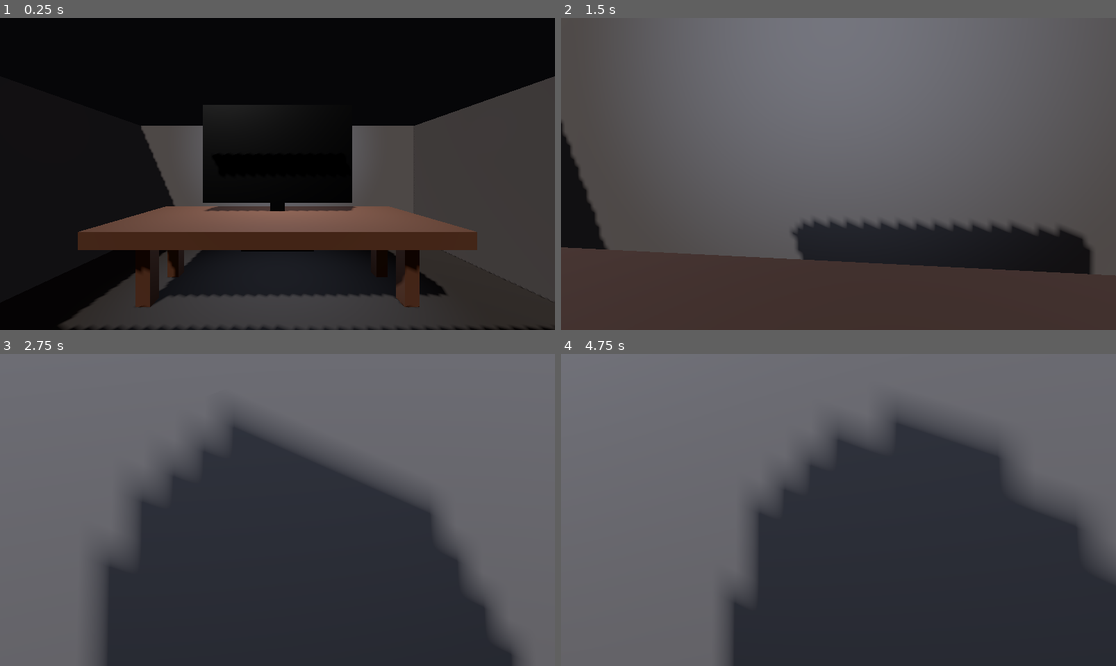
Above: before the commit, frames 1-4 (two rows, left to right).
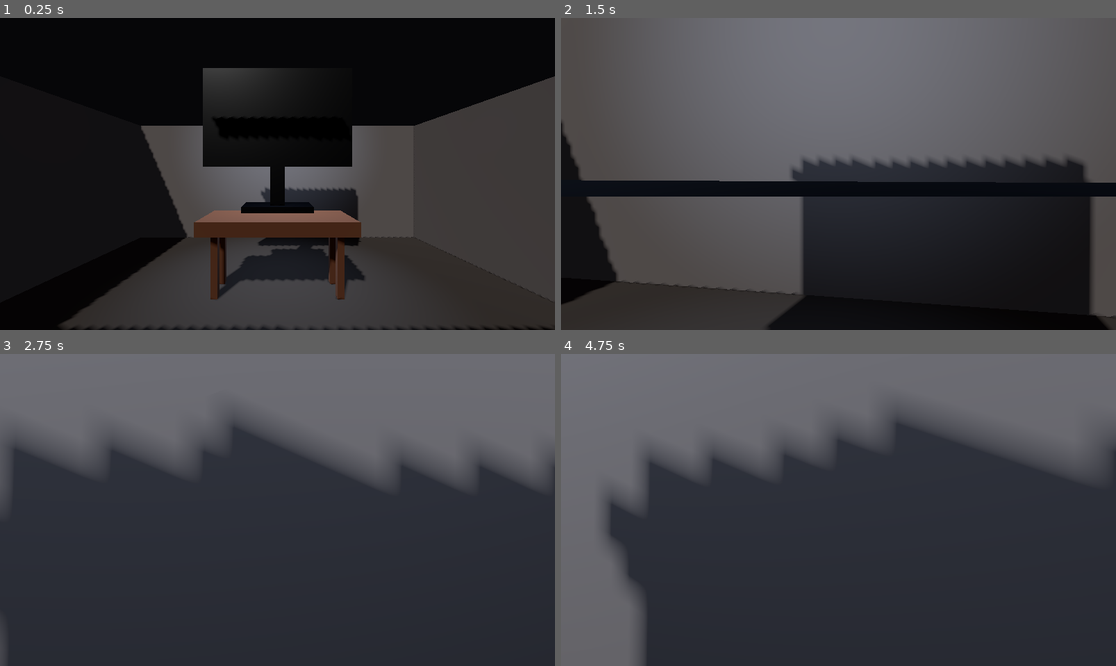
Above: after the commit, the same moments.

Repository: lucasteamalt12321/HorrorGame
Game: Godot game, scene res://world.tscn
Two runs of this game, one before a commit and one after it. Both use one fixed random seed, a clock stepped at 60 frames per second and the inputs below.
Inputs (mouse positions are in pixels of both pictures, inside the frame that each line leads up to):
- Up to frame 1 (0.25 s): no input
- Up to frame 2 (1.5 s): tap Enter (ui_accept) at 0.5, 0.77 s; move the mouse to (866, 174) at 0.52 s; hold W (move_forward) from 0.53 s (still down); move the mouse to (810, 174) at 1.27 s
- Up to frame 3 (2.75 s): keep holding W (move_forward); tap Enter (ui_accept) at 1.52 s; move the mouse to (288, 503) at 2.02 s
- Up to frame 4 (4.75 s): keep holding W (move_forward); tap Enter (ui_accept) at 2.75, 3.02, 3.77, 4.52 s; move the mouse to (832, 516) at 2.77 s; move the mouse to (877, 513) at 3.52 s; move the mouse to (794, 506) at 4.27 s

The runs differ from the first frame. In frame 1, 16% of the frame differs, in the area x 14-86%, y 16-93%; in frame 2, 28%, in the area x 0-100%, y 44-100%; in frame 3, 27%; in frame 4, 19%.

Commit message:
Resize desk and place monitor on top

Diff:
--- a/test_room.tscn
+++ b/test_room.tscn
@@ -35,10 +35,10 @@
 albedo_color = Color(0.28, 0.16, 0.08, 1)
 
 [sub_resource type="BoxMesh" id="BoxMesh_desk"]
-size = Vector3(5.5, 0.25, 2.2)
+size = Vector3(2.75, 0.25, 1.1)
 
 [sub_resource type="BoxMesh" id="BoxMesh_desk_leg"]
-size = Vector3(0.25, 2.2, 0.25)
+size = Vector3(0.125, 2.2, 0.125)
 
 [sub_resource type="StandardMaterial3D" id="Material_monitor"]
 albedo_color = Color(0.025, 0.025, 0.03, 1)
@@ -129,27 +129,27 @@
 mesh = SubResource("BoxMesh_desk")
 
 [node name="Leg1" type="MeshInstance3D" parent="Desk"]
-transform = Transform3D(1, 0, 0, 0, 1, 0, 0, 0, 1, -2.3, -1.1, -0.7)
+transform = Transform3D(1, 0, 0, 0, 1, 0, 0, 0, 1, -1.15, -1.1, -0.35)
 material_override = SubResource("Material_desk")
 mesh = SubResource("BoxMesh_desk_leg")
 
 [node name="Leg2" type="MeshInstance3D" parent="Desk"]
-transform = Transform3D(1, 0, 0, 0, 1, 0, 0, 0, 1, 2.3, -1.1, -0.7)
+transform = Transform3D(1, 0, 0, 0, 1, 0, 0, 0, 1, 1.15, -1.1, -0.35)
 material_override = SubResource("Material_desk")
 mesh = SubResource("BoxMesh_desk_leg")
 
 [node name="Leg3" type="MeshInstance3D" parent="Desk"]
-transform = Transform3D(1, 0, 0, 0, 1, 0, 0, 0, 1, -2.3, -1.1, 0.3)
+transform = Transform3D(1, 0, 0, 0, 1, 0, 0, 0, 1, -1.15, -1.1, 0.15)
 material_override = SubResource("Material_desk")
 mesh = SubResource("BoxMesh_desk_leg")
 
 [node name="Leg4" type="MeshInstance3D" parent="Desk"]
-transform = Transform3D(1, 0, 0, 0, 1, 0, 0, 0, 1, 2.3, -1.1, 0.3)
+transform = Transform3D(1, 0, 0, 0, 1, 0, 0, 0, 1, 1.15, -1.1, 0.15)
 material_override = SubResource("Material_desk")
 mesh = SubResource("BoxMesh_desk_leg")
 
 [node name="Monitor" type="Node3D" parent="."]
-transform = Transform3D(1, 0, 0, 0, 1, 0, 0, 0, 1, 0, 2.7, -1.1)
+transform = Transform3D(1, 0, 0, 0, 1, 0, 0, 0, 1, 0, 3.485, -1.1)
 
 [node name="Body" type="MeshInstance3D" parent="Monitor"]
 material_override = SubResource("Material_monitor")
